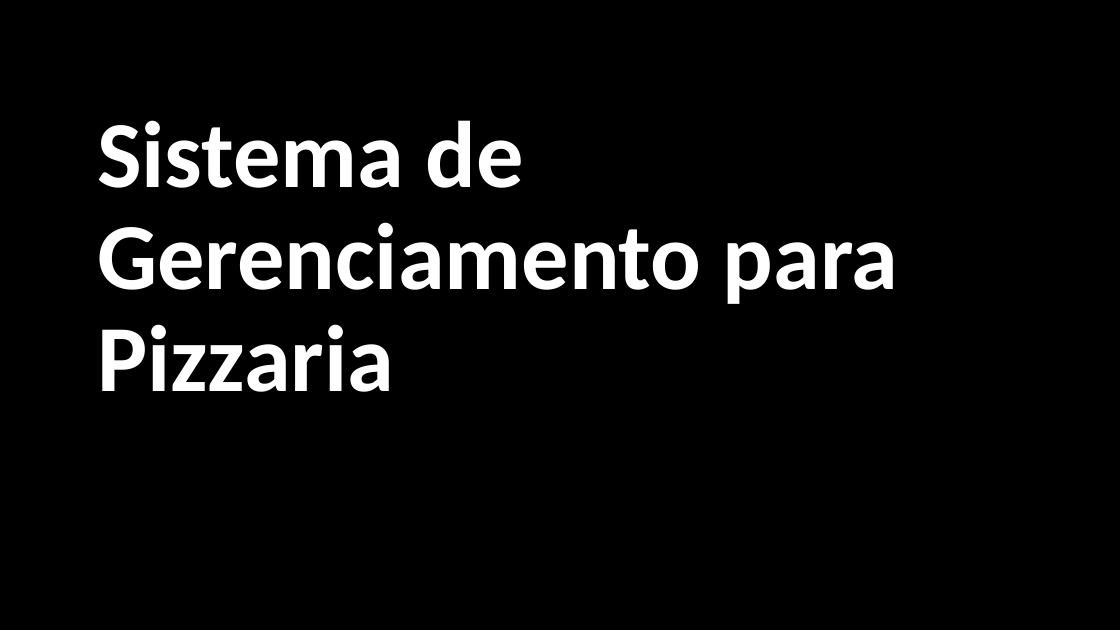
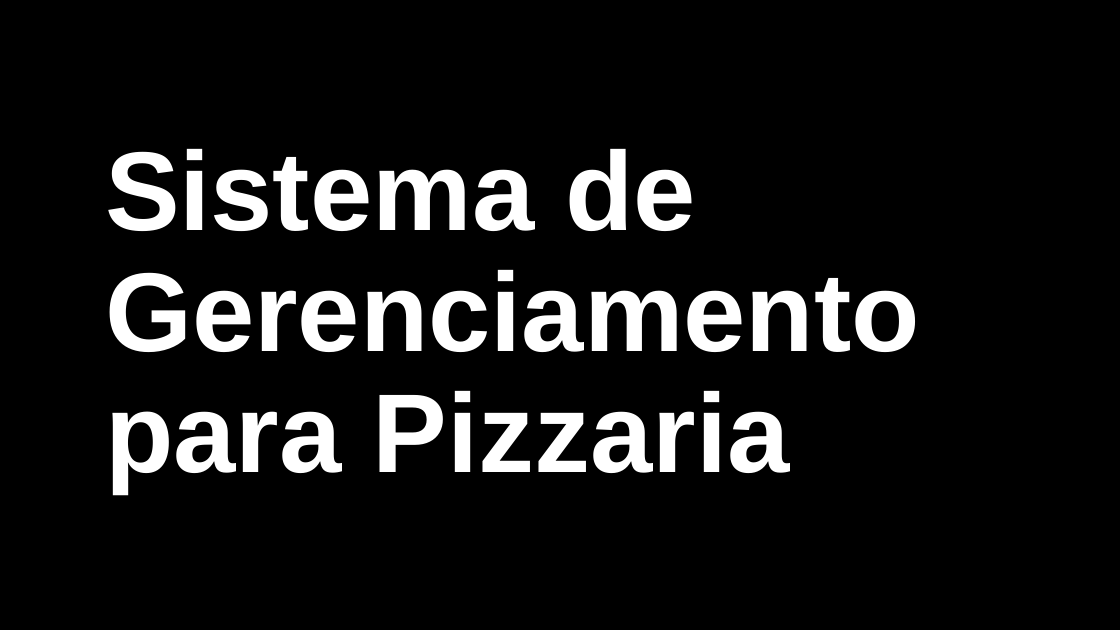
Before and after one commit to TCC-Disk-Pizza-Nostra-Casa/Conteudo_TCC, a slide deck: slide 1 of Planejamento/TCC - Desenvolvimento de Sistemas - Pizzaria.pptx. Drawn at 1120x630 pixels with LibreOffice and Linux fonts; fonts in the diff are those of the drawing; background and template pictures are left out. Boxes give left, top, right and bottom in pixels: in the first picture for what was removed or moved away, otherwise in the second. Text is boxed around its words. In the diff, an @@ line names an element or a change of style, - is before the commit and + after.

```diff
--- a/Planejamento/TCC - Desenvolvimento de Sistemas - Pizzaria.pptx
+++ b/Planejamento/TCC - Desenvolvimento de Sistemas - Pizzaria.pptx
@@ text "Sistema de Gerenciamento para Pizzaria": place and size @@
-text "Sistema de Gerenciamento para Pizzaria" at (97, 120, 898, 392)
+text "Sistema de Gerenciamento para Pizzaria" at (105, 149, 920, 492)
@@ text "Sistema de Gerenciamento para Pizzaria" at (105, 149, 920, 492): size 81 to 96 pt, font Calibri to Arial; vertical alignment bottom to middle @@
```
Also in this commit, not shown: 5 other slides changed, 4 slides added, 4 slides removed, 1 other file.
